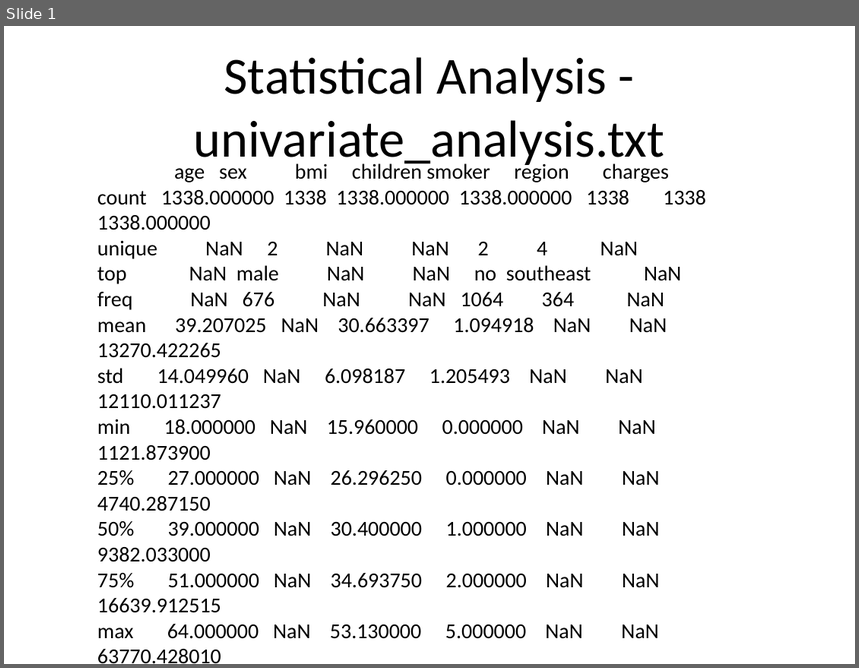
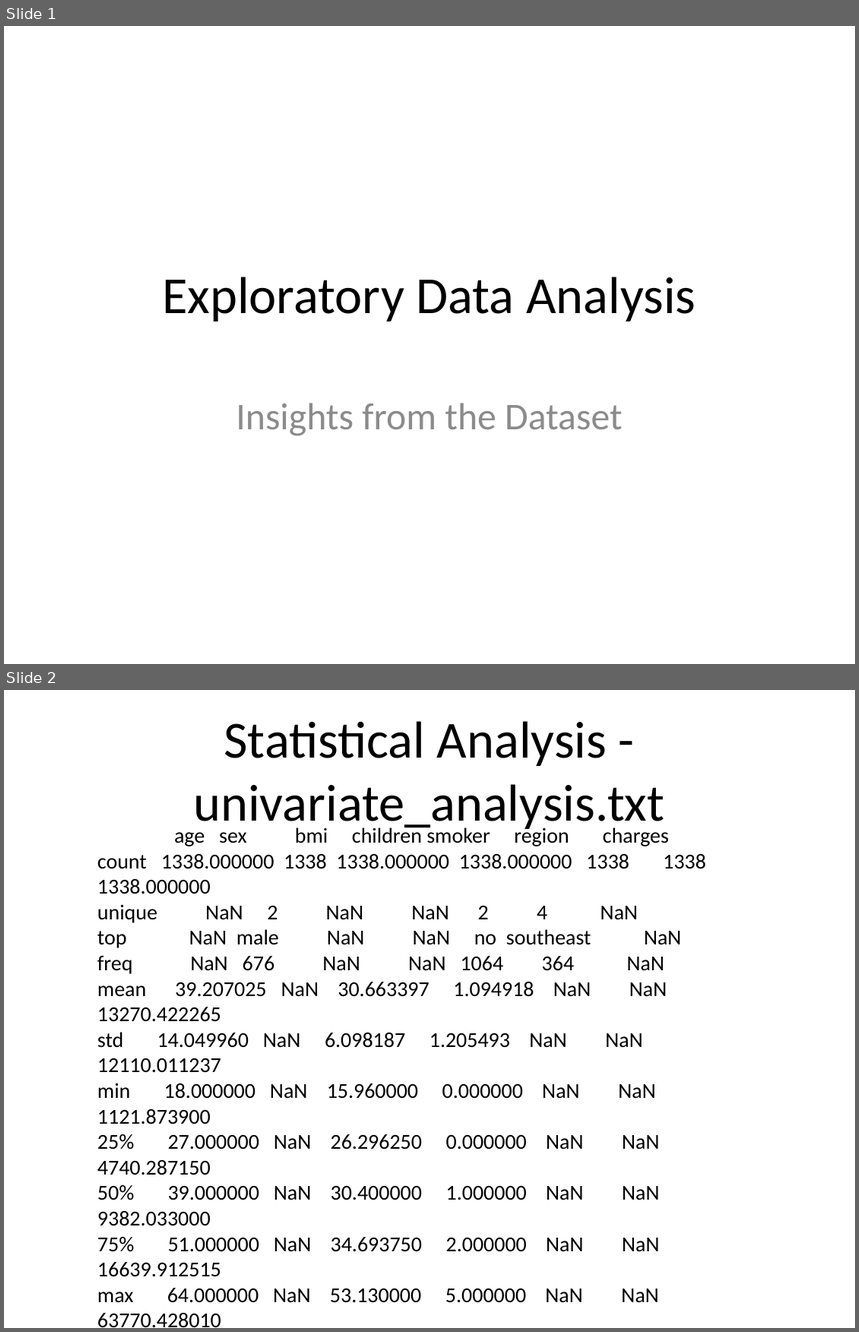
Before and after one commit to Asifdotexe/DORA, a slide deck: src/output/eda_presentation.pptx. Shown one above the other, each under a label of ours: slide 1 before the commit, slides 1 and 2 after it. The pictures are 859x668 and 859x1332 pixels, drawn with LibreOffice and Linux fonts; fonts in the diff are those of the drawing. Boxes give left, top, right and bottom in pixels: in the first picture for what was removed or moved away, otherwise in the second. Text is boxed around its words. In the diff, an @@ line names an element or a change of style, - is before the commit and + after.

Commit message:
#7 added a title slide

```diff
--- a/src/output/eda_presentation.pptx
+++ b/src/output/eda_presentation.pptx
@@ slide 1 added at box(4, 26, 855, 664), background #FFFFFF @@
@@ title added at box(162, 277, 696, 322), 44 pt, text #000000 @@
+Exploratory Data Analysis
@@ subtitle added at box(236, 403, 623, 436), 32 pt, text #8C8C8C @@
+Insights from the Dataset
@@ what was slide 1 is now slide 2 @@
```
Also in this commit, not shown: 1 other file.
